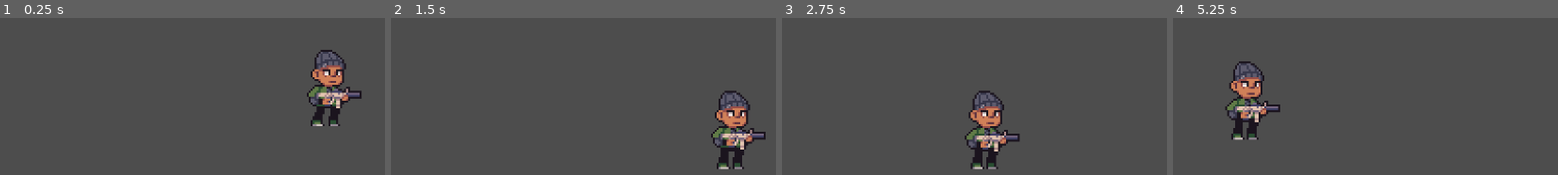
Above: before the commit, frames 1-4 (left to right).
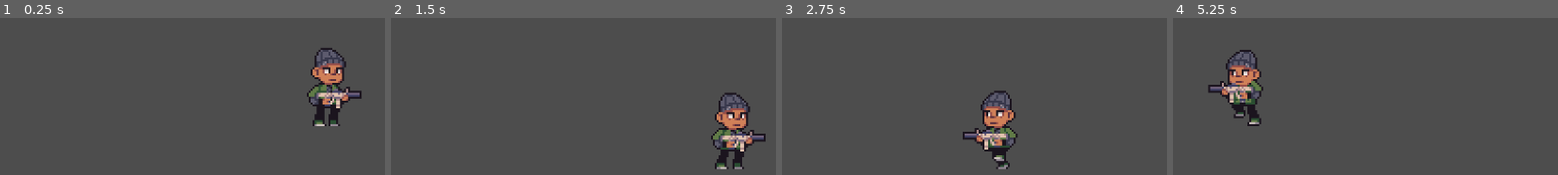
Above: after the commit, the same moments.

Repository: OlvDavid/Dengue-Hunt
Game: Godot game, scene res://Levels/world_01.tscn
Same seed, same stepped clock (60 frames per second), same inputs: the game is played once before the commit and once after it. The project has no main scene, so this scene is started directly.
Inputs:
- Up to frame 1 (0.25 s): no input
- Up to frame 2 (1.5 s): tap Enter (ui_accept) at 0.5, 0.6, 0.77, 1.07 s; tap D (rigth_move) at 1.35 s
- Up to frame 3 (2.75 s): tap Enter (ui_accept) at 1.52, 1.55, 1.82, 2.1 s; hold A (left_move) from 2.03 s (still down)
- Up to frame 4 (5.25 s): release A (left_move) at 2.78 s; tap D (rigth_move) at 2.85, 4.35 s; tap Enter (ui_accept) at 3.02, 3.05, 3.32, 3.6, 3.77, 4.07, 4.52, 4.55, 4.82, 5.1 s; hold A (left_move) 4.28-5.03 s

The runs differ from the first frame. In frame 1, 1.3% of the frame differs, in the area x 80-90%, y 19-69%; in frame 2, 2.3%; in frame 3, 4.0%; in frame 4, 4.4%, in the area x 9-28%, y 20-78%.

Commit message:
Movimentação quase completa do personagem

Diff:
--- a/Levels/world_01.tscn
+++ b/Levels/world_01.tscn
@@ -1,7 +1,37 @@
-[gd_scene load_steps=10 format=3 uid="uid://d3k35isf0l0i1"]
+[gd_scene load_steps=20 format=3 uid="uid://d3k35isf0l0i1"]
 
 [ext_resource type="Script" path="res://Scripts/player.gd" id="1_fr4un"]
 [ext_resource type="Texture2D" uid="uid://crdkeuf56nkpb" path="res://Assets/Sprites Personagens/1 - Diego/Idle (32 x 48).png" id="1_q51nc"]
+[ext_resource type="Texture2D" uid="uid://cxujokishdjca" path="res://Assets/Sprites Personagens/1 - Diego/Running (32 x 48).png" id="2_uvaee"]
+[ext_resource type="Texture2D" uid="uid://clvajw0guntmo" path="res://Assets/Sprites Personagens/1 - Diego/Jump (32 x 48).png" id="4_c1ps8"]
+
+[sub_resource type="CapsuleShape2D" id="CapsuleShape2D_lkfbr"]
+radius = 37.0
+height = 140.0
+
+[sub_resource type="AtlasTexture" id="AtlasTexture_xvdb0"]
+atlas = ExtResource("2_uvaee")
+region = Rect2(0, 0, 32, 48)
+
+[sub_resource type="AtlasTexture" id="AtlasTexture_0hf4d"]
+atlas = ExtResource("2_uvaee")
+region = Rect2(32, 0, 32, 48)
+
+[sub_resource type="AtlasTexture" id="AtlasTexture_ukme7"]
+atlas = ExtResource("2_uvaee")
+region = Rect2(64, 0, 32, 48)
+
+[sub_resource type="AtlasTexture" id="AtlasTexture_ww2x8"]
+atlas = ExtResource("2_uvaee")
+region = Rect2(96, 0, 32, 48)
+
+[sub_resource type="AtlasTexture" id="AtlasTexture_4widi"]
+atlas = ExtResource("2_uvaee")
+region = Rect2(128, 0, 32, 48)
+
+[sub_resource type="AtlasTexture" id="AtlasTexture_8wnh3"]
+atlas = ExtResource("2_uvaee")
+region = Rect2(160, 0, 32, 48)
 
 [sub_resource type="AtlasTexture" id="AtlasTexture_38qkh"]
 atlas = ExtResource("1_q51nc")
@@ -19,8 +49,35 @@
 atlas = ExtResource("1_q51nc")
 region = Rect2(96, 0, 32, 48)
 
+[sub_resource type="AtlasTexture" id="AtlasTexture_kfxpu"]
+atlas = ExtResource("4_c1ps8")
+region = Rect2(0, 0, 32, 48)
+
 [sub_resource type="SpriteFrames" id="SpriteFrames_2aar7"]
 animations = [{
+"frames": [{
+"duration": 1.0,
+"texture": SubResource("AtlasTexture_xvdb0")
+}, {
+"duration": 1.0,
+"texture": SubResource("AtlasTexture_0hf4d")
+}, {
+"duration": 1.0,
+"texture": SubResource("AtlasTexture_ukme7")
+}, {
+"duration": 1.0,
+"texture": SubResource("AtlasTexture_ww2x8")
+}, {
+"duration": 1.0,
+"texture": SubResource("AtlasTexture_4widi")
+}, {
+"duration": 1.0,
+"texture": SubResource("AtlasTexture_8wnh3")
+}],
+"loop": true,
+"name": &"correndo",
+"speed": 5.0
+}, {
 "frames": [{
 "duration": 1.0,
 "texture": SubResource("AtlasTexture_38qkh")
@@ -37,14 +94,21 @@
 "loop": true,
 "name": &"parado",
 "speed": 5.0
+}, {
+"frames": [{
+"duration": 1.0,
+"texture": SubResource("AtlasTexture_kfxpu")
+}],
+"loop": true,
+"name": &"pulando",
+"speed": 5.0
 }]
-
-[sub_resource type="CapsuleShape2D" id="CapsuleShape2D_lkfbr"]
-radius = 37.0
-height = 140.0
 
 [sub_resource type="RectangleShape2D" id="RectangleShape2D_h5xke"]
 size = Vector2(1156, 55)
+
+[sub_resource type="RectangleShape2D" id="RectangleShape2D_qpn6k"]
+size = Vector2(18, 615)
 
 [node name="World-01" type="Node2D"]
 position = Vector2(12, 68)
@@ -53,22 +117,27 @@
 position = Vector2(487, 360)
 script = ExtResource("1_fr4un")
 
+[node name="colision" type="CollisionShape2D" parent="player"]
+position = Vector2(4, 11)
+shape = SubResource("CapsuleShape2D_lkfbr")
+
 [node name="anim" type="AnimatedSprite2D" parent="player"]
 position = Vector2(13, -5)
 scale = Vector2(3, 3)
 sprite_frames = SubResource("SpriteFrames_2aar7")
-animation = &"parado"
+animation = &"pulando"
 autoplay = "parado"
-frame = 3
-frame_progress = 0.338678
 
-[node name="colision" type="CollisionShape2D" parent="player"]
-position = Vector2(4, 11)
-shape = SubResource("CapsuleShape2D_lkfbr")
+[node name="animation" type="AnimationPlayer" parent="player"]
+root_node = NodePath("../..")
 
-[node name="StaticBody2D" type="StaticBody2D" parent="."]
+[node name="borda" type="StaticBody2D" parent="."]
 position = Vector2(47, 41)
 
-[node name="CollisionShape2D" type="CollisionShape2D" parent="StaticBody2D"]
+[node name="CollisionShape2D" type="CollisionShape2D" parent="borda"]
 position = Vector2(518, 527)
 shape = SubResource("RectangleShape2D_h5xke")
+
+[node name="CollisionShape2D2" type="CollisionShape2D" parent="borda"]
+position = Vector2(-69, 198.5)
+shape = SubResource("RectangleShape2D_qpn6k")
--- a/Scripts/player.gd
+++ b/Scripts/player.gd
@@ -4,9 +4,11 @@
 const SPEED = 300.0
 const JUMP_FORCE = -400.0
 
+@onready var animation := $anim as AnimatedSprite2D
+
 # Get the gravity from the project settings to be synced with RigidBody nodes.
 var gravity = ProjectSettings.get_setting("physics/2d/default_gravity")
-
+var is_jumping := false
 
 func _physics_process(delta):
 	# Add the gravity.
@@ -16,13 +18,22 @@
 	# Handle jump.
 	if Input.is_action_just_pressed("ui_accept") and is_on_floor():
 		velocity.y = JUMP_FORCE
+		is_jumping = true
+	elif is_on_floor():
+		is_jumping = false
 
 	# Get the input direction and handle the movement/deceleration.
 	# As good practice, you should replace UI actions with custom gameplay actions.
 	var direction = Input.get_axis("left_move", "rigth_move")
 	if direction:
 		velocity.x = direction * SPEED
+		animation.scale.x = direction * 3
+		if !is_jumping:
+			animation.play("correndo")
+	elif is_jumping:
+		animation.play("pulando")
 	else:
 		velocity.x = move_toward(velocity.x, 0, SPEED)
+		animation.play("parado")
 
 	move_and_slide()
